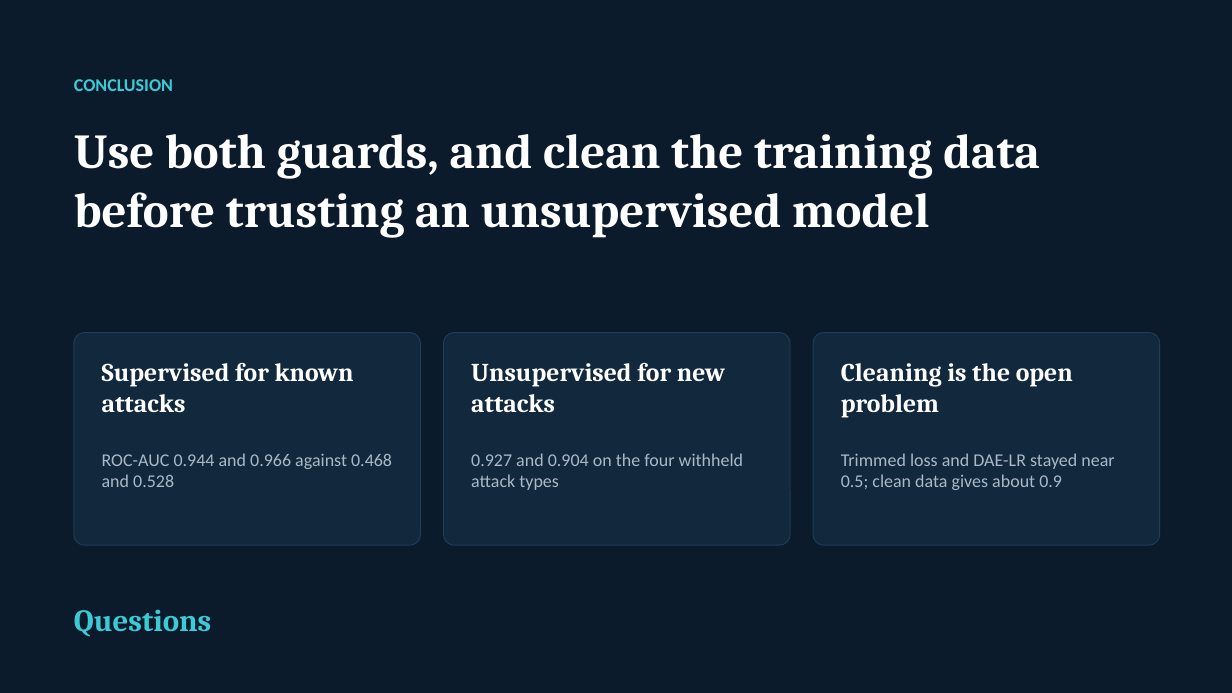
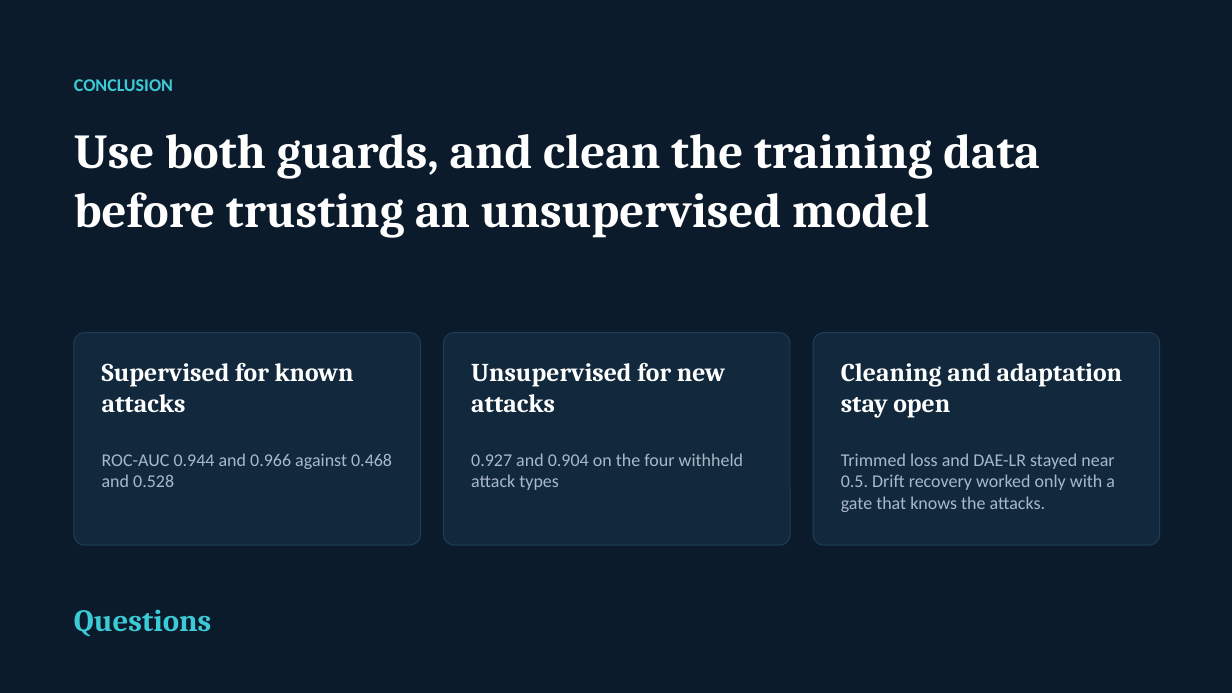
Before and after one commit to vinay991-code/cicids2018-autoencoder-ids, a slide deck: slide 14 of flood-review/cicids2018-ae/reports/CICIDS2018_Presentation.pptx (slide 12 before the commit). Drawn at 1232x693 pixels with LibreOffice and Linux fonts; fonts in the diff are those of the drawing. Boxes give left, top, right and bottom in pixels: in the first picture for what was removed or moved away, otherwise in the second. Text is boxed around its words. In the diff, an @@ line names an element or a change of style, - is before the commit and + after.

```diff
--- a/flood-review/cicids2018-ae/reports/CICIDS2018_Presentation.pptx
+++ b/flood-review/cicids2018-ae/reports/CICIDS2018_Presentation.pptx
@@ text at <box>841,363,1123,417</box>: text changed @@
-Cleaning is the open problem
+Cleaning and adaptation stay open
@@ text at <box>841,453,1115,512</box>: text changed @@
-Trimmed loss and DAE-LR stayed near 0.5; clean data gives about 0.9
+Trimmed loss and DAE-LR stayed near 0.5. Drift recovery worked only with a gate that knows the attacks.
```
Also in this commit, not shown: 3 other slides changed, 2 slides added.
